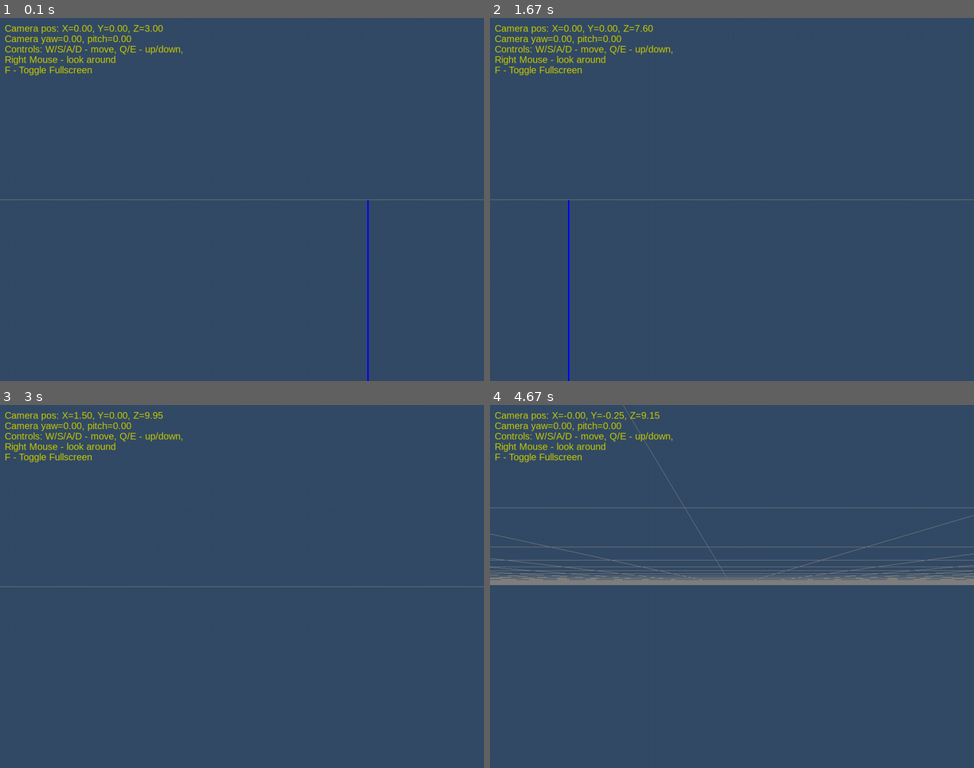
Above: before the commit, frames 1-4 (two rows, left to right).
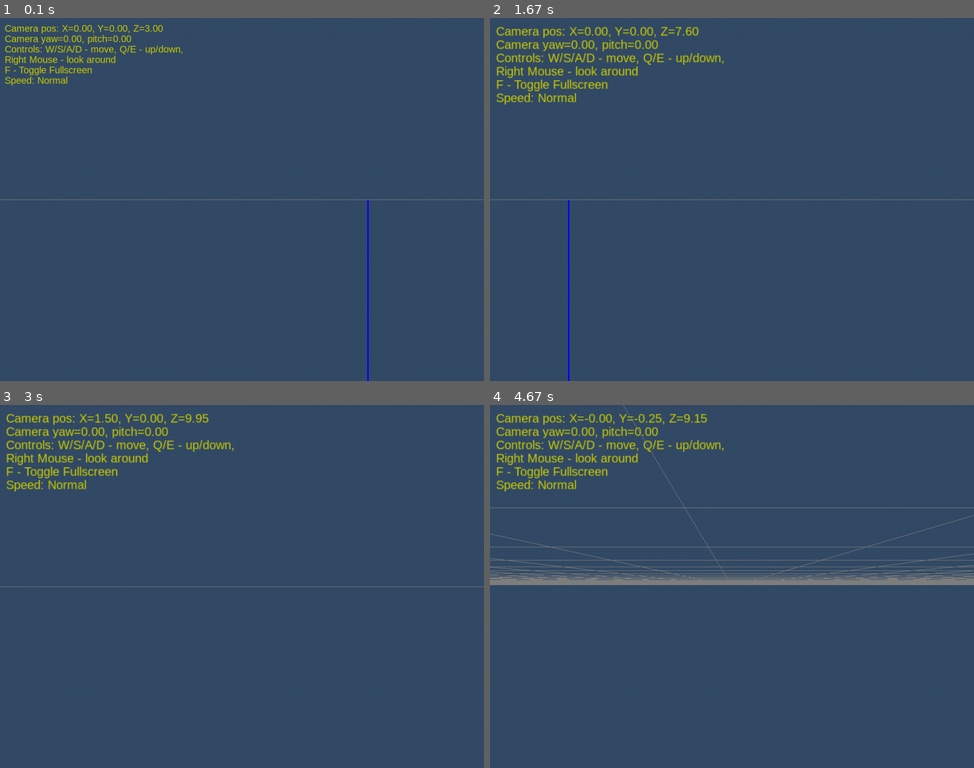
Above: after the commit, the same moments.

Repository: mike7109/Mine3DExplorer
Game: pygame game, started from main.py
Same seed, same stepped clock (60 frames per second), same inputs: the game is played once before the commit and once after it.
Inputs (mouse positions are in pixels of both pictures, inside the frame that each line leads up to):
- Up to frame 1 (0.1 s): no input
- Up to frame 2 (1.67 s): hold F 0.33-0.8 s; hold D 0.33-0.8 s; move the mouse to (712, 214) at 0.37 s; hold P 0.83-1.3 s; hold D 0.83-1.3 s; tap F at 1.33 s
- Up to frame 3 (3 s): hold D 1.67-2.13 s; hold W 2.17-2.47 s; click (421, 713) at 2.55 s; right-click (116, 452) at 2.88 s
- Up to frame 4 (4.67 s): hold D 3.17-3.63 s; hold A 3.67-4.2 s; hold S 4.23-4.53 s; tap E at 4.38 s; hold A from 4.57 s (still down)

The runs differ from the first frame. In frame 1, 0.1% of the frame differs, in the area x 1-14%, y 16-19%; in frame 2, 2.8%; in frame 3, 2.8%; in frame 4, 2.8%, in the area x 1-49%, y 1-24%.

Commit message:
big screen

Diff:
--- a/input_handling.py
+++ b/input_handling.py
@@ -6,7 +6,7 @@
 
 import config
 import screenshot
-import main  # Для доступа к set_perspective
+import utils  # Вместо import main
 
 DOUBLE_CLICK_TIME = 500  # Максимальное время между кликами в миллисекундах
 last_click_time = 0
@@ -17,27 +17,25 @@
     global last_click_time, click_count
 
     if event.type == pygame.KEYDOWN:
-        # Например, нажали "p"
+        # Нажали "p" для скриншота
         if event.key == pygame.K_p:
-            # делаем скриншот
-            filename = make_screenshot_filename()  # какую-то функцию придумываем
+            filename = make_screenshot_filename()
             width = config.WINDOW_WIDTH
             height = config.WINDOW_HEIGHT
             screenshot.save_screenshot(filename, width, height)
-            # Или: screenshot.save_screenshot("my_screen.png", width, height)
 
+        # Нажали ESC (добавляем событие выхода)
         if event.key == pygame.K_ESCAPE:
-            # По ESC можно, например, завершать программу
-            pass
+            pygame.event.post(pygame.event.Event(QUIT))
 
-        # Нажатие 'F' для переключения полноэкранного режима, пока работает криво
-        # if event.key == pygame.K_f:
-        #     config.fullscreen = not config.fullscreen
-        #     toggle_fullscreen()
+        # Нажатие 'F' для переключения полноэкранного режима
+        if event.key == pygame.K_f:
+            config.fullscreen = not config.fullscreen
+            toggle_fullscreen()
 
     # ====== Обработка нажатий мыши =======
     if event.type == pygame.MOUSEBUTTONDOWN:
-        # Правая кнопка в Pygame обычно button=3
+        # Правая кнопка мыши (button=3)
         if event.button == 3:
             config.right_mouse_held = True
 
@@ -75,8 +73,15 @@
                 config.camera_pitch = -config.PITCH_LIMIT
 
 def update_camera_state():
-    """Движение камеры при нажатии W/S/A/D/Q/E."""
+    """Движение камеры при нажатии W/S/A/D/Q/E и ускорение при Shift."""
     pressed = pygame.key.get_pressed()
+
+    # Проверяем, удерживается ли Shift (левый или правый)
+    mods = pygame.key.get_mods()
+    shift_held = mods & pygame.KMOD_SHIFT
+
+    # Устанавливаем скорость перемещения
+    move_speed = config.MOVE_SPEED * 4 if shift_held else config.MOVE_SPEED
 
     # Перевод углов в радианы
     yaw_rad   = math.radians(config.camera_yaw)
@@ -91,18 +96,16 @@
     up_x, up_y, up_z = 0.0, 1.0, 0.0
 
     # Вектор right = forward × up
-    right_x = forward_y*up_z - forward_z*up_y
-    right_y = forward_z*up_x - forward_x*up_z
-    right_z = forward_x*up_y - forward_y*up_x
+    right_x = forward_y * up_z - forward_z * up_y
+    right_y = forward_z * up_x - forward_x * up_z
+    right_z = forward_x * up_y - forward_y * up_x
 
-    # Нормируем right
+    # Нормализуем right
     rlen = math.sqrt(right_x**2 + right_y**2 + right_z**2)
     if rlen > 1e-9:
         right_x /= rlen
         right_y /= rlen
         right_z /= rlen
-
-    move_speed = config.MOVE_SPEED
 
     # W - вперёд
     if pressed[pygame.K_w]:
@@ -150,9 +153,9 @@
         info = pygame.display.Info()
         config.WINDOW_WIDTH, config.WINDOW_HEIGHT = info.current_w, info.current_h
     else:
-        display_flags = DOUBLEBUF | OPENGL | RESIZABLE  # Добавлен флаг RESIZABLE
+        display_flags = DOUBLEBUF | OPENGL | RESIZABLE
         pygame.display.set_mode((800, 600), display_flags)  # Возвращаем стандартное разрешение
         config.WINDOW_WIDTH, config.WINDOW_HEIGHT = 800, 600
 
     # Обновляем перспективу
-    main.set_perspective(config.WINDOW_WIDTH, config.WINDOW_HEIGHT)
+    utils.set_perspective(config.WINDOW_WIDTH, config.WINDOW_HEIGHT)
--- a/main.py
+++ b/main.py
@@ -11,22 +11,17 @@
 import renderer_3d
 import input_handling
 import renderer_2d
-
-def set_perspective(width, height):
-    glMatrixMode(GL_PROJECTION)
-    glLoadIdentity()
-    gluPerspective(60.0, width / float(height), 0.1, 1000.0)  # Увеличено значение far до 1000.0
-    glMatrixMode(GL_MODELVIEW)
+import utils  # Импортируем новый модуль
 
 def init_pygame_window(width=800, height=600):
     pygame.init()
-    display_flags = DOUBLEBUF | OPENGL | RESIZABLE  # Добавлен флаг RESIZABLE
+    display_flags = DOUBLEBUF | OPENGL | RESIZABLE  # Добавлен RESIZABLE
     pygame.display.set_mode((width, height), display_flags)
     pygame.display.set_caption("Mine3DExplorer — Only Mine Axes")
 
     glEnable(GL_DEPTH_TEST)
     glClearColor(0.2, 0.3, 0.4, 1.0)
-    set_perspective(width, height)
+    utils.set_perspective(width, height)
 
 def main():
     # Инициализация окна
@@ -50,7 +45,7 @@
                 # Обработка изменения размера окна
                 config.WINDOW_WIDTH, config.WINDOW_HEIGHT = event.size
                 glViewport(0, 0, event.w, event.h)
-                set_perspective(event.w, event.h)
+                utils.set_perspective(event.w, event.h)
             input_handling.handle_event(event)
 
         input_handling.update_camera_state()
@@ -87,7 +82,6 @@
         pygame.display.flip()
         pygame.time.wait(10)
 
-    # Корректное завершение
     pygame.quit()
     sys.exit()
 
--- a/renderer_2d.py
+++ b/renderer_2d.py
@@ -26,7 +26,8 @@
         f"Camera yaw={config.camera_yaw:.2f}, pitch={config.camera_pitch:.2f}",
         "Controls: W/S/A/D - move, Q/E - up/down,",
         "Right Mouse - look around",
-        "F - Toggle Fullscreen"
+        "F - Toggle Fullscreen",
+        f"Speed: {'Fast' if pygame.key.get_mods() & pygame.KMOD_SHIFT else 'Normal'}"
     ]
 
     # Сохраняем матрицы
--- /dev/null
+++ b/utils.py
@@ -0,0 +1,12 @@
+# utils.py
+
+from OpenGL.GL import *
+from OpenGL.GLU import *
+
+import config
+
+def set_perspective(width, height):
+    glMatrixMode(GL_PROJECTION)
+    glLoadIdentity()
+    gluPerspective(60.0, width / float(height), 0.1, 1000.0)  # Увеличено значение far до 1000.0
+    glMatrixMode(GL_MODELVIEW)
